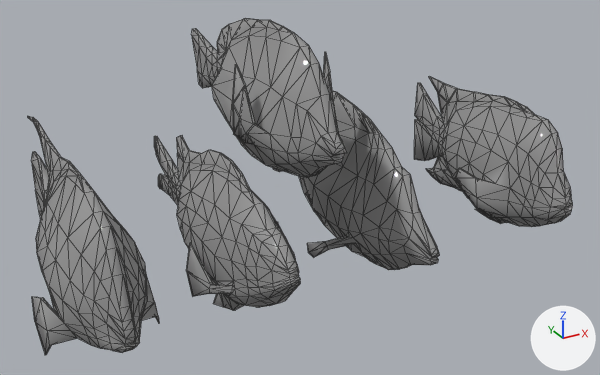
One commit to the OBJ model Codigo_fuente/Models/G_Pez1/Peces1.obj: the scene before it, then after it.
One viewpoint serves both versions: a 50 mm camera at (-43.4, -83.1, 41.6) aimed at (2.7, 0.8, -0.3). Arrows for +X, +Y and +Z are at lower right; the lights stay in place. Mesh edges are drawn as thin lines. Where no turn or scale is listed for an object, it has been applied to the vertices.

In view in the first picture: 'TropicalFi'.
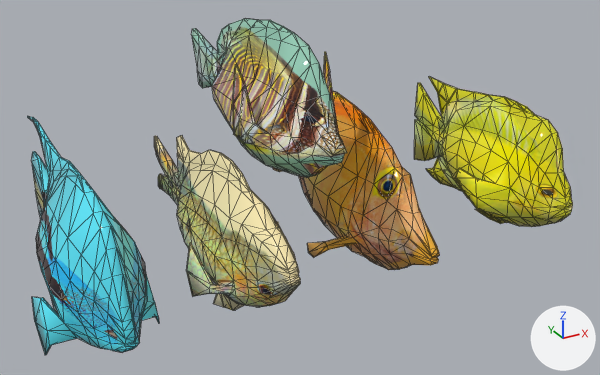
Changed parts and their boxes (x1, y1, x2, y2) in the pictures (600 x 375 px; the box of a moved part takes in the faces that stretch with it):
'TropicalFi', surface changed, reshaped
    both: (27, 18, 573, 355)
part 1 of me_tropicalfi, moved or reshaped
    before: (191, 18, 345, 178)
    after: (191, 18, 347, 178)
part 2 of me_tropicalfi, surface changed
    before: (333, 133, 347, 164)
    after: (335, 153, 345, 163)

What changed in the scene script:
```text
Add img_tropicalfish05_jpg:
    img_tropicalfish05_jpg = load_image('TropicalFish05.jpg', '../../Textures/TropicalFish05.jpg', 512, 512, 'sRGB')
Add img_tropicalfish04_jpg:
    img_tropicalfish04_jpg = load_image('TropicalFish04.jpg', '../../Textures/TropicalFish04.jpg', 512, 256, 'sRGB')
Add img_tropicalfish03_jpg:
    img_tropicalfish03_jpg = load_image('TropicalFish03.jpg', '../../Textures/TropicalFish03.jpg', 512, 512, 'sRGB')
Add img_tropicalfish02_jpg:
    img_tropicalfish02_jpg = load_image('TropicalFish02.jpg', '../../Textures/TropicalFish02.jpg', 512, 512, 'sRGB')
Add img_tropicalfish01_jpg:
    img_tropicalfish01_jpg = load_image('TropicalFish01.jpg', '../../Textures/TropicalFish01.jpg', 512, 512, 'sRGB')
Change mat_10___default:
    remove mat_10___default.base_color = (0.31, 0.31, 0.31)  # grey #979797
    add mat_10___default.texture = img_tropicalfish01_jpg
Change mat_06___default:
    remove mat_06___default.base_color = (0.31, 0.31, 0.31)  # grey #979797
    add mat_06___default.texture = img_tropicalfish02_jpg
Change mat_07___default:
    remove mat_07___default.base_color = (0.31, 0.31, 0.31)  # grey #979797
    add mat_07___default.texture = img_tropicalfish03_jpg
Change mat_08___default:
    remove mat_08___default.base_color = (0.31, 0.31, 0.31)  # grey #979797
    add mat_08___default.texture = img_tropicalfish04_jpg
Change mat_09___default:
    remove mat_09___default.base_color = (0.31, 0.31, 0.31)  # grey #979797
    add mat_09___default.texture = img_tropicalfish05_jpg
Change me_tropicalfi:
    where me_tropicalfi.from_pydata(...)  # 1484 vertices, 2946 faces; spans x -31.8..36.3, y -18.9..25.8, z -12.1..20.9
    used by ob_tropicalfi; location = (0.0, 0.0, 0.0)
    me_tropicalfi part 1: 156 of 1484 vertices moved; they spanned x -5.5..4.1, y -14.2..25.8, z 3.5..20.9 and now span x -5.5..4.1, y -14.2..25.8, z 3.5..20.9; mean shift (0.0, 0.0, 0.0); largest move (-0.2, -10.7, 7.3) -> (-0.9, 24.2, 9.5)
    me_tropicalfi part 2: 14 kept faces spanning x -1.6..4.1, y -14.1..17.2, z 4.0..15.1 get new texture (UV) coordinates
```
